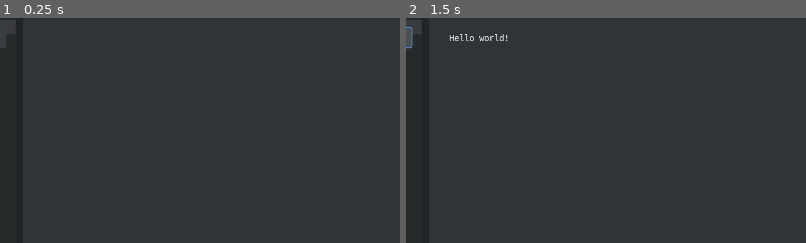
Above: before the commit, frames 1-2 (left to right).
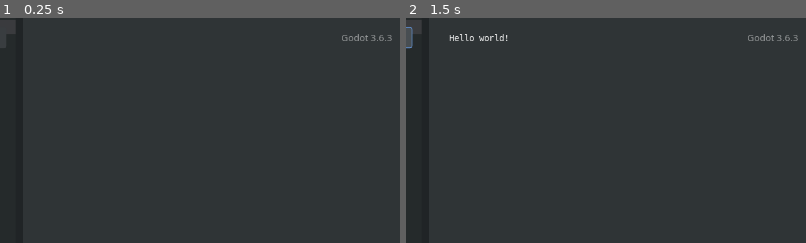
Above: after the commit, the same moments.

Repository: gdscript-online/gdscript-online.github.io
Game: Godot game, scene res://main.tscn
The game is run twice, just before and just after one commit, with the same random seed, the same clock (stepped at 60 frames per second) and the same inputs.
Inputs:
- Up to frame 1 (0.25 s): no input
- Up to frame 2 (1.5 s): click "Run" at 0.5 s; click "Run" at 1.25 s
The pictures show only the part of the screen within x 49-99%, y 0-50%; the shares and areas given below are measured in that part.

The runs differ from the first frame. In frame 1, 0.1% of the frame differs, in the area x 85-98%, y 7-11%; in frame 2, 0.1%.

Commit message:
Display the engine version in the top-right corner

Diff:
--- a/main.tscn
+++ b/main.tscn
@@ -98,4 +98,18 @@
 margin_right = 579.0
 margin_bottom = 696.0
 custom_fonts/normal_font = ExtResource( 1 )
+
+[node name="EngineVersion" type="Label" parent="."]
+modulate = Color( 1, 1, 1, 0.501961 )
+anchor_left = 1.0
+anchor_right = 1.0
+margin_left = -208.0
+margin_top = 20.0
+margin_right = -20.0
+margin_bottom = 42.0
+align = 2
+__meta__ = {
+"_edit_use_anchors_": false
+}
+
 [connection signal="pressed" from="HSplitContainer/VBoxContainer/ScriptEditor/RunButton" to="HSplitContainer/VBoxContainer/ScriptEditor" method="_run_button_pressed"]
--- a/main_window.gd
+++ b/main_window.gd
@@ -3,7 +3,16 @@
 
 extends Control
 
+onready var engine_version_label := $EngineVersion as Label
+
 func _ready() -> void:
+	var version := Engine.get_version_info()
+	# Mimic the official version numbering.
+	if version.patch >= 1:
+		engine_version_label.text = "Godot %s.%s.%s" % [version.major, version.minor, version.patch]
+	else:
+		engine_version_label.text = "Godot %s.%s" % [version.major, version.minor]
+
 	# Upscale everything if the display requires it (crude hiDPI support).
 	# This prevents UI elements from being too small on hiDPI displays.
 	if OS.get_screen_dpi() >= 192 and OS.get_screen_size().x >= 2048:
